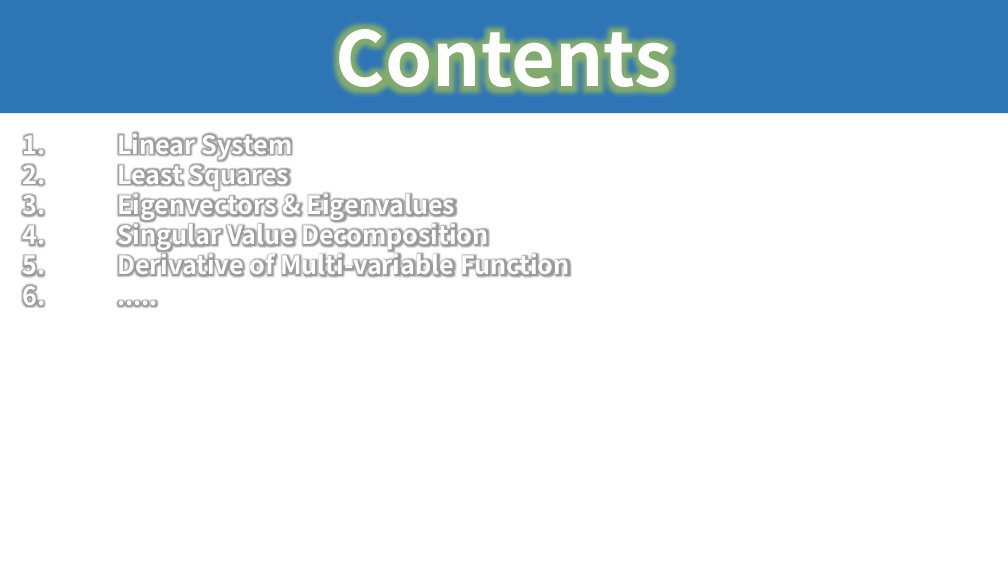
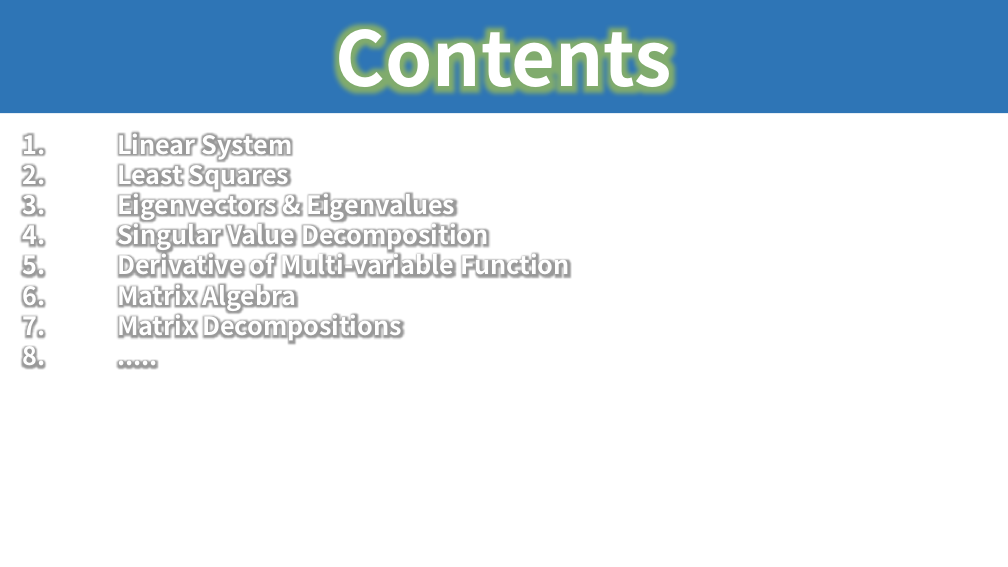
Before and after one commit to seonghokim/Study, a slide deck: slide 32 of Study Material/Linear Algebra.pptx (slide 30 before the commit). Drawn at 1008x567 pixels with LibreOffice and Linux fonts; fonts in the diff are those of the drawing. Boxes give left, top, right and bottom in pixels: in the first picture for what was removed or moved away, otherwise in the second. Text is boxed around its words. In the diff, an @@ line names an element or a change of style, - is before the commit and + after.

Commit message:
20240421_Recap Linear Algebra

```diff
--- a/Study Material/Linear Algebra.pptx
+++ b/Study Material/Linear Algebra.pptx
@@ text at [117, 283, 402, 342]: paragraphs added @@
+6. Matrix Algebra
+7. Matrix Decompositions
```
Also in this commit, not shown: 15 other slides changed, 7 slides added.
